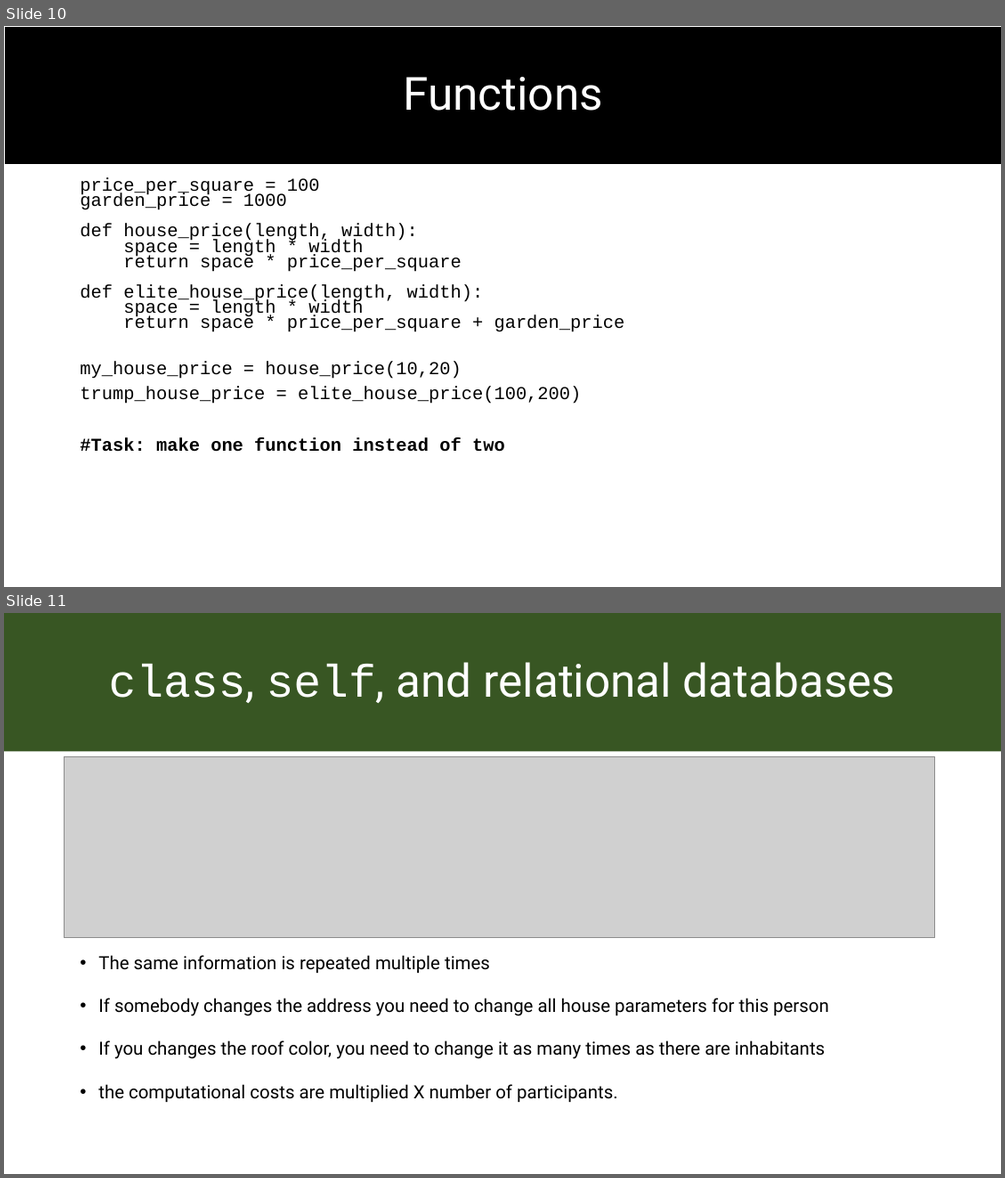
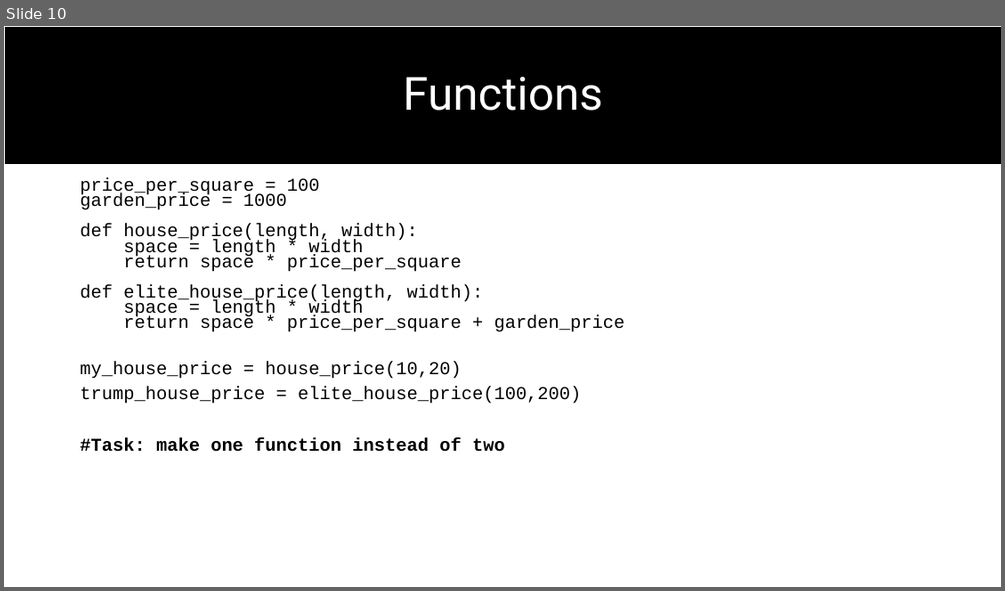
Before and after one commit to chapkovski/uncertainty-summer-school, a slide deck: presentations/frankfurt_python_intro.pptx. Shown one above the other, each under a label of ours: slides 10 and 11 before the commit, slide 10 after it. The pictures are 1005x1178 and 1005x591 pixels, drawn with LibreOffice and Linux fonts; fonts in the diff are those of the drawing; grey boxes stand for pictures. Boxes give left, top, right and bottom in pixels: in the first picture for what was removed or moved away, otherwise in the second. Text is boxed around its words. In the diff, an @@ line names an element or a change of style, - is before the commit and + after.

```diff
--- a/presentations/frankfurt_python_intro.pptx
+++ b/presentations/frankfurt_python_intro.pptx
@@ slide 11 removed at [4, 613, 1001, 1174], background #FFFFFF @@
@@ title removed at [4, 613, 1001, 751] @@
-class, self, and relational databases
@@ picture removed at [64, 757, 935, 938] @@
@@ text removed at [98, 955, 829, 1102] @@
-• The same information is repeated multiple times
-• If somebody changes the address you need to change all house parameters for this person
-• If you changes the roof color, you need to change it as many times as there are inhabitants
-• the computational costs are multiplied X number of participants.
```
Also in this commit, not shown: 1 slide changed, 2 other slides removed, 11 other files.
